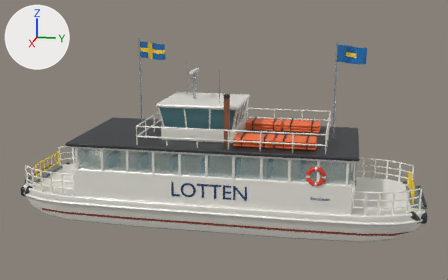
An edit to the glTF model vehicles/lotten.glb, drawn before and after from the same camera.
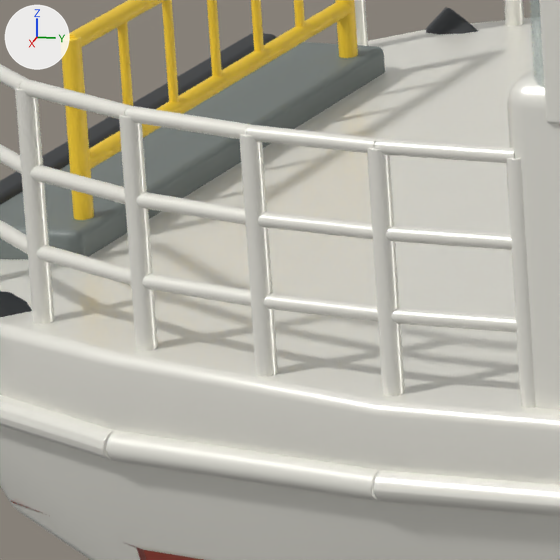
The first picture shows the older version from a 50 mm camera at (19.14, 3.98, 7.01) aimed at (0.03, 0.16, 2.23). The close-ups show the older and then the newer version on the part from 7% to 17% of the width and 58% to 75% of the height of that picture. Only the edits that show in the close-ups are written down. The axes (+X, +Y, +Z) are drawn at upper left. The lights are the same throughout. Where no turn or scale is listed for an object, it has been applied to the vertices.

The first close-up shows 'Bulwark stanchion.012', 'Bulwark stanchion.013', 'Bulwark stanchion.014', 'Bulwark stanchion.015', 'Bulwark stanchion.016', 'Chined displacement hull', 'Hull rubbing strake.011', 'Hull rubbing strake.012', 'Hull rubbing strake.013', 'Landing gate', 'Lower landing ramp', 'Main saloon' and 31 more.
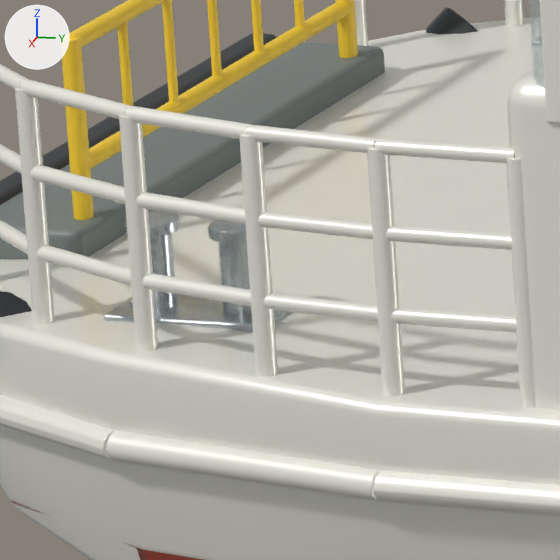
Patch to the scene script:
```diff
--- a/vehicles/lotten.glb.py
+++ b/vehicles/lotten.glb.py
@@ me_cylinder_118_1 @@
+me_cylinder_118_1.from_pydata(...)  # 72 vertices, 140 faces; spans x -0.049..0.049, y -0.049..0.049, z -0.119..0.119
+me_cylinder_118_1.materials.append(mat_galvanised_fittings)  # light grey #bac2c5
@@ me_cylinder_116_1 @@
+me_cylinder_116_1.from_pydata(...)  # 72 vertices, 140 faces; spans x -0.049..0.049, y -0.049..0.049, z -0.119..0.119
+me_cylinder_116_1.materials.append(mat_galvanised_fittings)  # light grey #bac2c5
@@ me_cylinder_119_1 @@
+me_cylinder_119_1.from_pydata(...)  # 72 vertices, 140 faces; spans x -0.073..0.073, y -0.073..0.073, z -0.017..0.017
+me_cylinder_119_1.materials.append(mat_galvanised_fittings)  # light grey #bac2c5
@@ me_cube_062 @@
+me_cube_062.from_pydata(...)  # 96 vertices, 188 faces; spans x -0.11..0.11, y -0.235..0.235, z -0.017..0.017
+me_cube_062.materials.append(mat_galvanised_fittings)  # light grey #bac2c5
@@ ob_mooring_bitt_post_003 @@
+ob_mooring_bitt_post_003 = bpy.data.objects.new('Mooring bitt post.003', me_cylinder_118_1)
+ob_mooring_bitt_post_003.location = (1.39, -5.306, 0.811)
@@ ob_mooring_bitt_post_002 @@
+ob_mooring_bitt_post_002 = bpy.data.objects.new('Mooring bitt post.002', me_cylinder_116_1)
+ob_mooring_bitt_post_002.location = (1.39, -5.554, 0.811)
@@ ob_mooring_bitt_head_003 @@
+ob_mooring_bitt_head_003 = bpy.data.objects.new('Mooring bitt head.003', me_cylinder_119_1)
+ob_mooring_bitt_head_003.location = (1.39, -5.306, 0.935)
@@ ob_mooring_bitt_head_002 @@
+ob_mooring_bitt_head_002 = bpy.data.objects.new('Mooring bitt head.002', me_cylinder_119_1.copy())
+ob_mooring_bitt_head_002.location = (1.39, -5.554, 0.935)
@@ ob_mooring_bitt_base_001 @@
+ob_mooring_bitt_base_001 = bpy.data.objects.new('Mooring bitt base.001', me_cube_062)
+ob_mooring_bitt_base_001.location = (1.39, -5.43, 0.684)
```

Where the change shows, as pixel boxes [x1, y1, x2, y2] in the close-ups (560 x 560 px):
'Mooring bitt base.001', added: after [104, 294, 292, 332]
'Mooring bitt post.003', added: after [218, 241, 252, 316]
'Mooring bitt post.002', added: after [150, 233, 177, 310]
'Mooring bitt head.003', added: after [208, 220, 247, 243]
'Mooring bitt head.002', added: after [125, 211, 180, 237]
